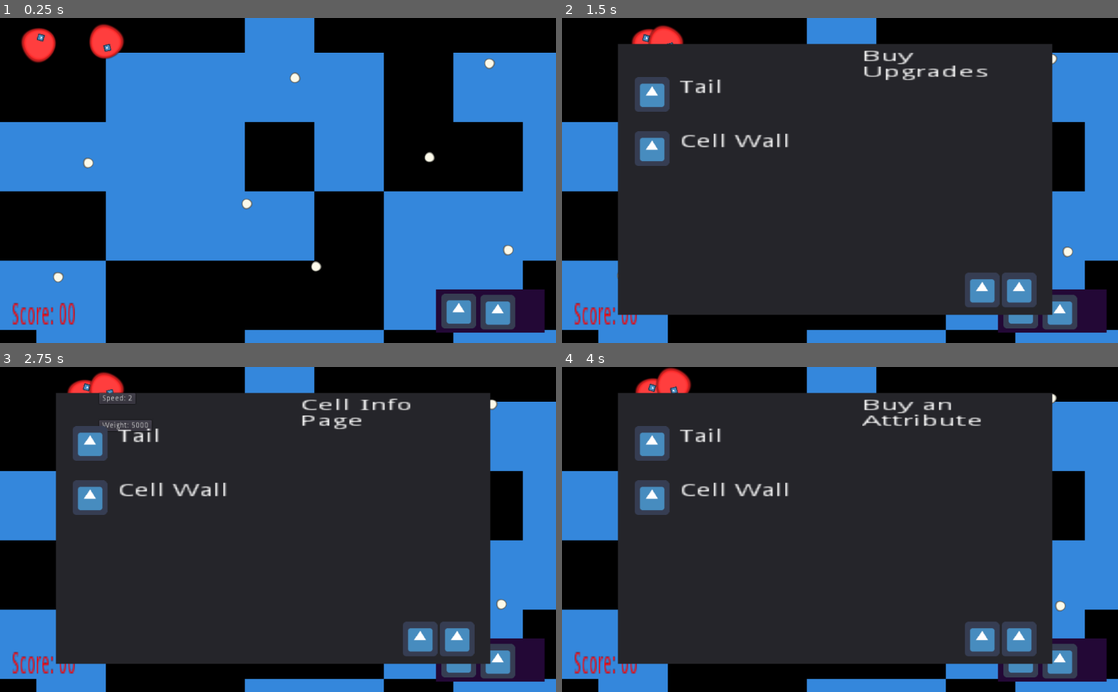
Above: before the commit, frames 1-4 (two rows, left to right).
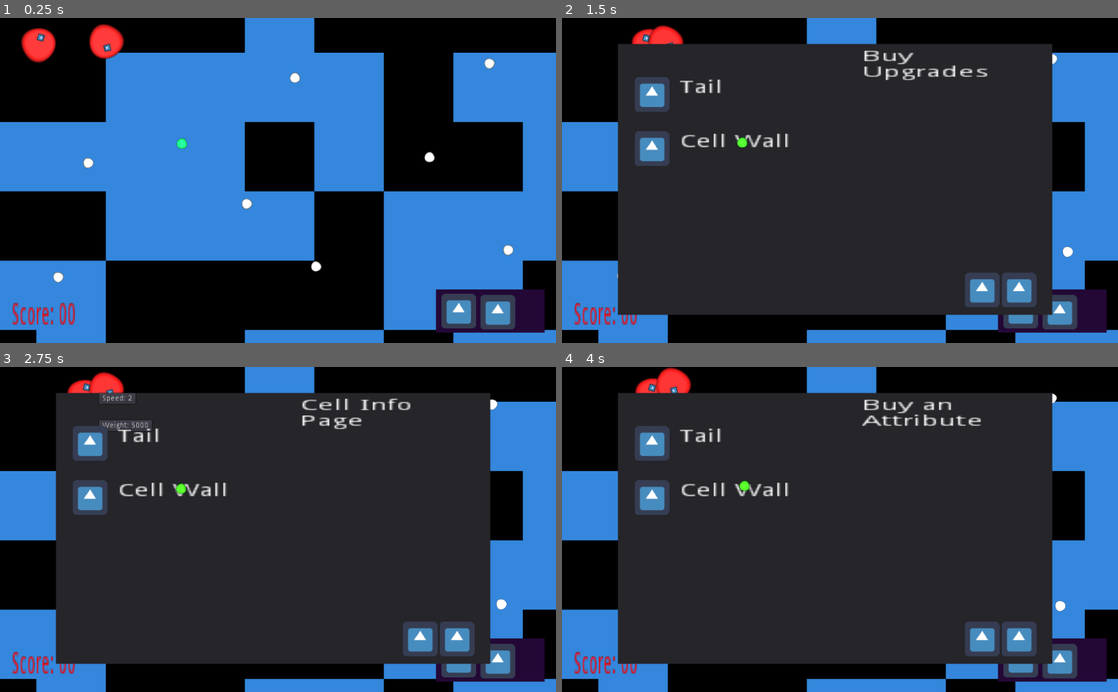
Above: after the commit, the same moments.

Repository: CastleOfArgg/Bio
Game: Godot game, scene res://scenes/Main.tscn
The game is run twice, just before and just after one commit, with the same random seed, the same clock (stepped at 60 frames per second) and the same inputs. The engine's default icon, where the game draws it, is replaced by a stand-in: a white triangle on a blue panel in a dark square.
Inputs (mouse positions are in pixels of both pictures, inside the frame that each line leads up to):
- Up to frame 1 (0.25 s): no input
- Up to frame 2 (1.5 s): move the mouse to (962, 164) at 0.52 s; hold D (move_right) 0.53-1.25 s; click (1017, 310) at 1.25 s
- Up to frame 3 (2.75 s): click (422, 640) at 2 s
- Up to frame 4 (4 s): click (1017, 640) at 2.75 s; click (650, 445) at 3.52 s

The runs differ from the first frame. In frame 1, 0.2% of the frame differs, in the area x 9-93%, y 12-82%; in frame 2, 0.2%; in frame 3, 0.2%; in frame 4, 0.2%.

Commit message:
added/fixed blending colors on eat

Diff:
--- a/scenes/Cell.tscn
+++ b/scenes/Cell.tscn
@@ -26,6 +26,7 @@
 [node name="Cell" type="KinematicBody2D"]
 script = ExtResource( 1 )
 is_player = true
+starting_color = Color( 0.898039, 0.105882, 0.105882, 1 )
 
 [node name="CollisionShape2D" type="CollisionShape2D" parent="."]
 position = Vector2( 7.16972, 8.96215 )
--- a/scenes/Chlorophyll.tscn
+++ b/scenes/Chlorophyll.tscn
@@ -31,6 +31,9 @@
 damage = 0
 value = 0
 weight = 2000
+starting_color = Color( 0.184314, 0.721569, 0.0901961, 1 )
+color_blend_weight = 0.1
+color_to_blend = Color( 0.427451, 0.843137, 0.113725, 1 )
 
 [node name="CollisionShape2D" type="CollisionShape2D" parent="."]
 shape = SubResource( 1 )
--- a/scenes/MainMap.tscn
+++ b/scenes/MainMap.tscn
@@ -9,6 +9,7 @@
 [ext_resource path="res://scenes/UI.tscn" type="PackedScene" id=7]
 [ext_resource path="res://scenes/Game_Menu.tscn" type="PackedScene" id=8]
 [ext_resource path="res://scenes/Main_Menu.tscn" type="PackedScene" id=9]
+[ext_resource path="res://scenes/Chlorophyll.tscn" type="PackedScene" id=10]
 
 [sub_resource type="ShaderMaterial" id=1]
 shader = ExtResource( 4 )
@@ -75,3 +76,6 @@
 
 [node name="Main_Menu" parent="." instance=ExtResource( 9 )]
 visible = false
+
+[node name="Chlorophyll" parent="." instance=ExtResource( 10 )]
+position = Vector2( 329, 235 )
--- a/scenes/Suger.tscn
+++ b/scenes/Suger.tscn
@@ -31,6 +31,7 @@
 damage = 0
 value = 1
 weight = 2000
+starting_color = Color( 1, 1, 1, 1 )
 
 [node name="CollisionShape2D" type="CollisionShape2D" parent="."]
 shape = SubResource( 1 )
--- a/src/Cell.gd
+++ b/src/Cell.gd
@@ -32,8 +32,10 @@
 export var value := 5
 export var weight := 5000
 export var points := 0
+export var starting_color := Color()
 export(float, 0, 1) var color_blend_weight := 0.0
 export var color_to_blend := Color(0.0,0.0,0.0,0.0)
+export var color_revert := 2.0
 
 #movement
 var movement := Vector2()
@@ -78,6 +80,7 @@
 # Called every frame. 'delta' is the elapsed time since the previous frame.
 func _process(delta):
 	moving()
+	icon.material.set("shader_param/color", lerp(icon.material.get("shader_param/color"), starting_color, delta * color_revert))
 	icon.material.set("shader_param/movement_force", movement_force)
 	if is_colliding:
 		icon.material.set("shader_param/collision_force", collision_force)
@@ -178,7 +181,8 @@
 			Globals.emit_signal(Globals.signal_pain_string)
 		if body.pain(damage):
 			give_points(body.value)
-			body.blend(color_to_blend, color_blend_weight)
+			blend(body.color_to_blend, body.color_blend_weight)
+			print(color_blend_weight)
 			body.die()
 
 func blend(color:Color, weight:float)->void:
Not shown: 1 places in scenes/MainMap.tscn that only renumber resources
